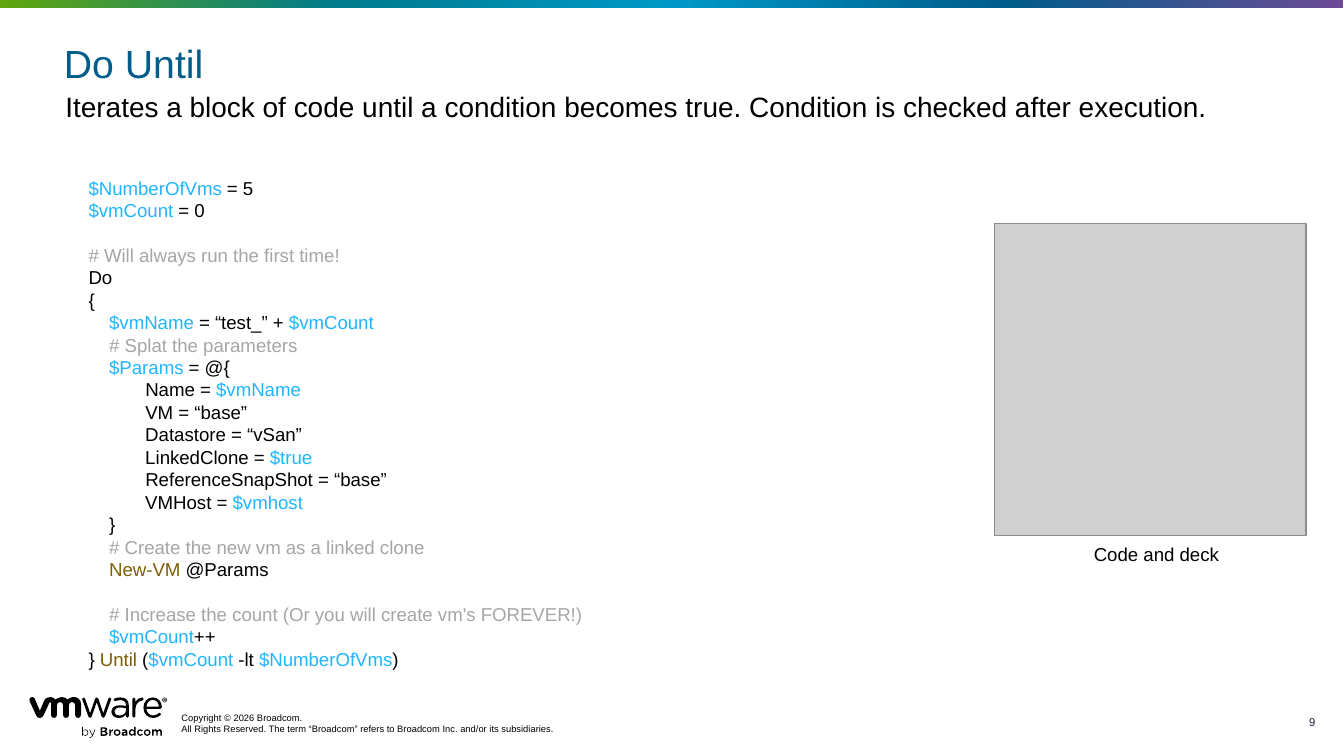
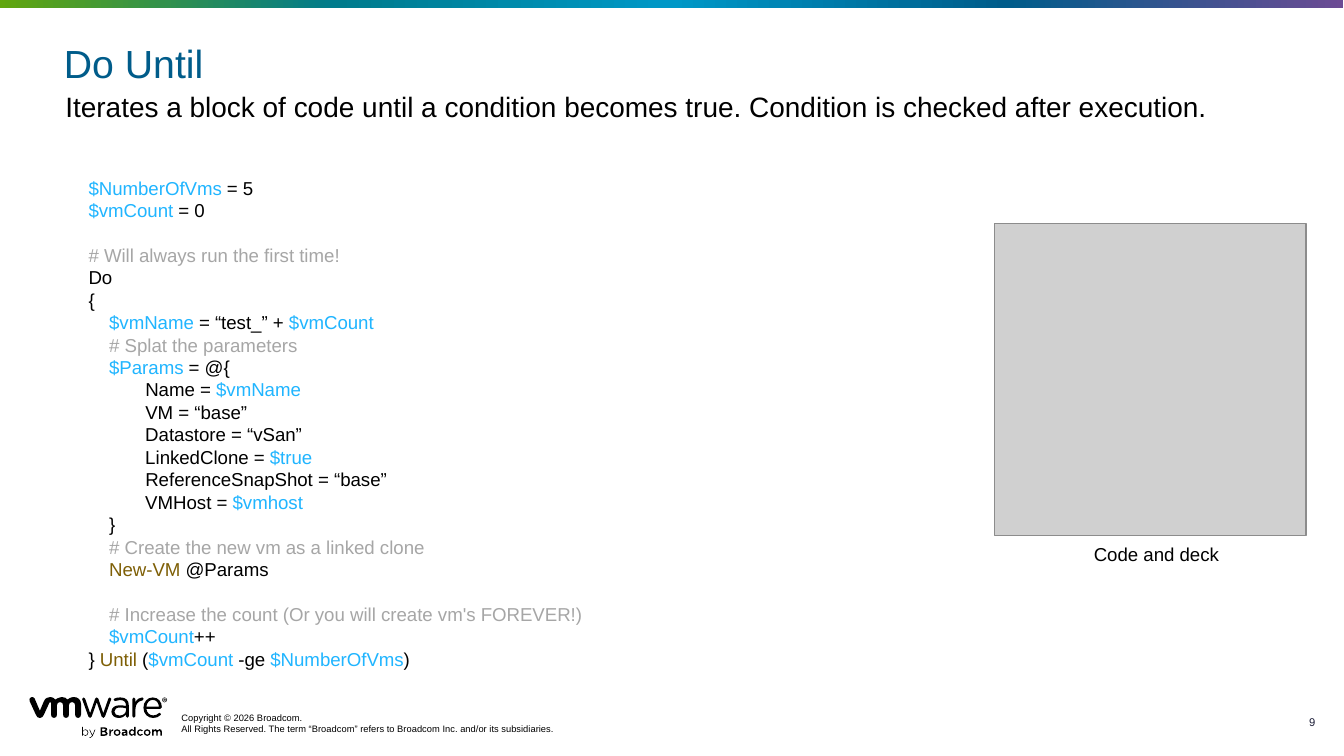
Before and after one commit to jpsider/Invoke-Automation, a slide deck: slide 9 of VMware_Explore/2026/CODEQT1177LV/CODEQT1177LV.pptx. Drawn at 1344x756 pixels with LibreOffice and Linux fonts; fonts in the diff are those of the drawing; grey boxes stand for pictures. Boxes give left, top, right and bottom in pixels: in the first picture for what was removed or moved away, otherwise in the second. Text is boxed around its words. In the diff, an @@ line names an element or a change of style, - is before the commit and + after.

```diff
--- a/VMware_Explore/2026/CODEQT1177LV/CODEQT1177LV.pptx
+++ b/VMware_Explore/2026/CODEQT1177LV/CODEQT1177LV.pptx
@@ text at (x1=100, y1=652, x2=410, y2=670): text changed @@
-} Until ($vmCount -lt $NumberOfVms)
+} Until ($vmCount -ge $NumberOfVms)
```
Also in this commit, not shown: 1 other file.
